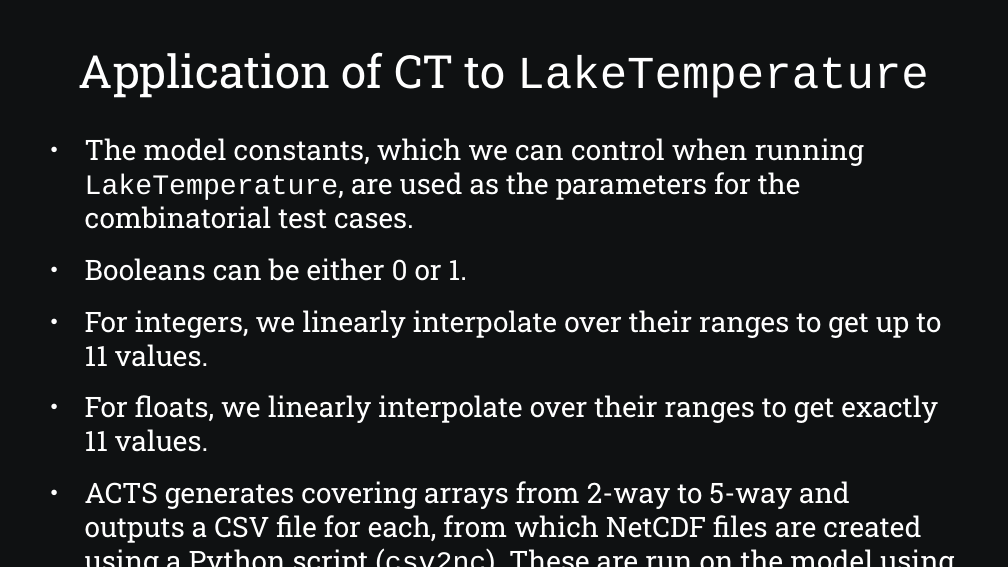
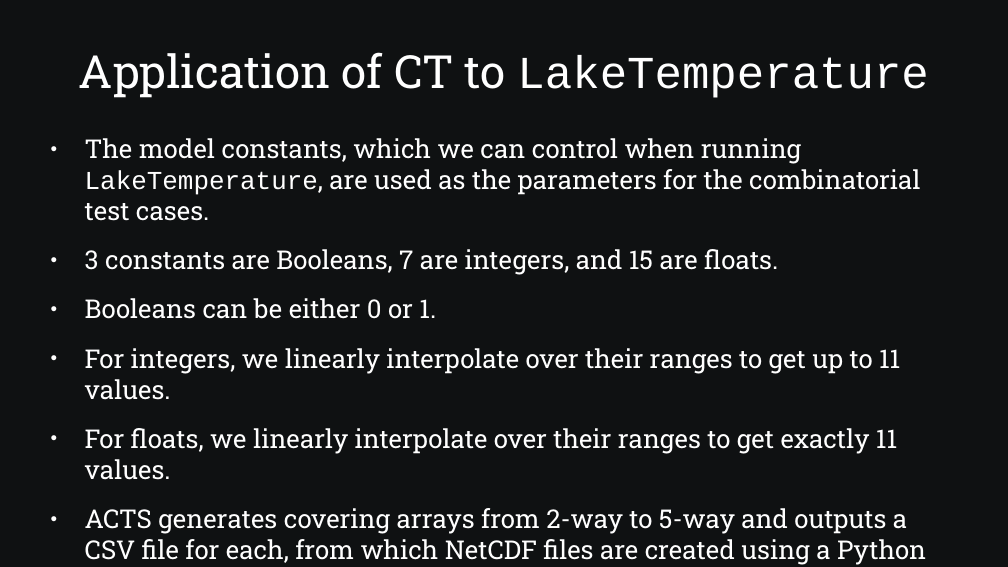
Before and after one commit to SamAllen06/lake_temp_work, a slide deck: slide 14 of documentation/for_collaborators/AnalysisOverview.pptx (slide 8 before the commit). Drawn at 1008x567 pixels with LibreOffice and Linux fonts; fonts in the diff are those of the drawing. Boxes give left, top, right and bottom in pixels: in the first picture for what was removed or moved away, otherwise in the second. Text is boxed around its words. In the diff, an @@ line names an element or a change of style, - is before the commit and + after.

```diff
--- a/documentation/for_collaborators/AnalysisOverview.pptx
+++ b/documentation/for_collaborators/AnalysisOverview.pptx
@@ text at bbox=[85, 138, 926, 565]: size 22.2 to 20.4 pt @@
@@ text at bbox=[85, 249, 778, 275]: paragraph added @@
+● 3 constants are Booleans, 7 are integers, and 15 are floats.
```
